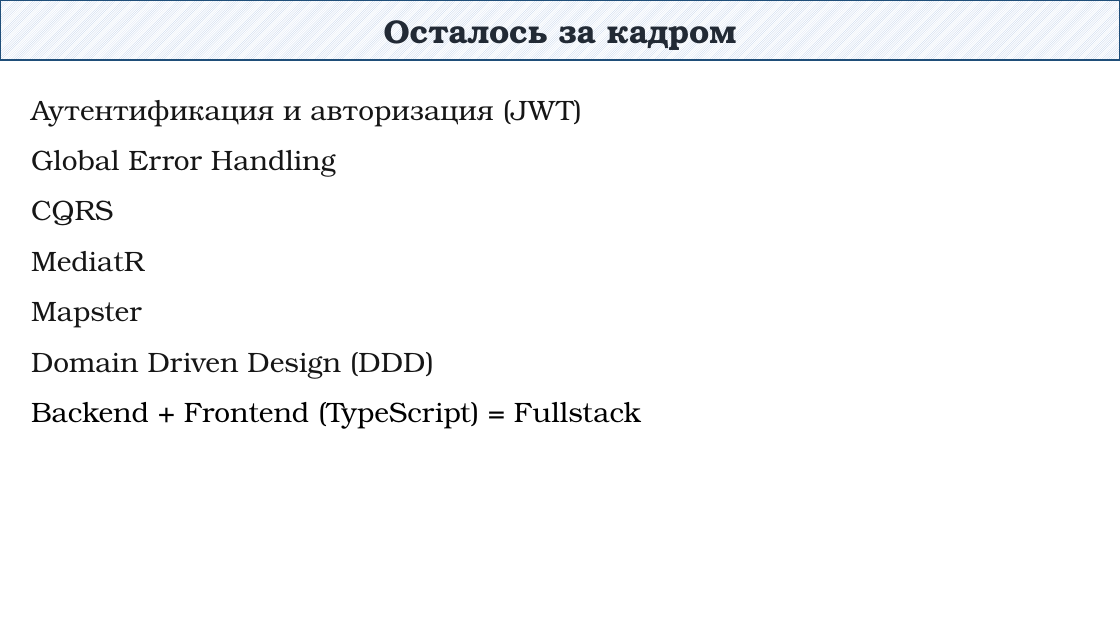
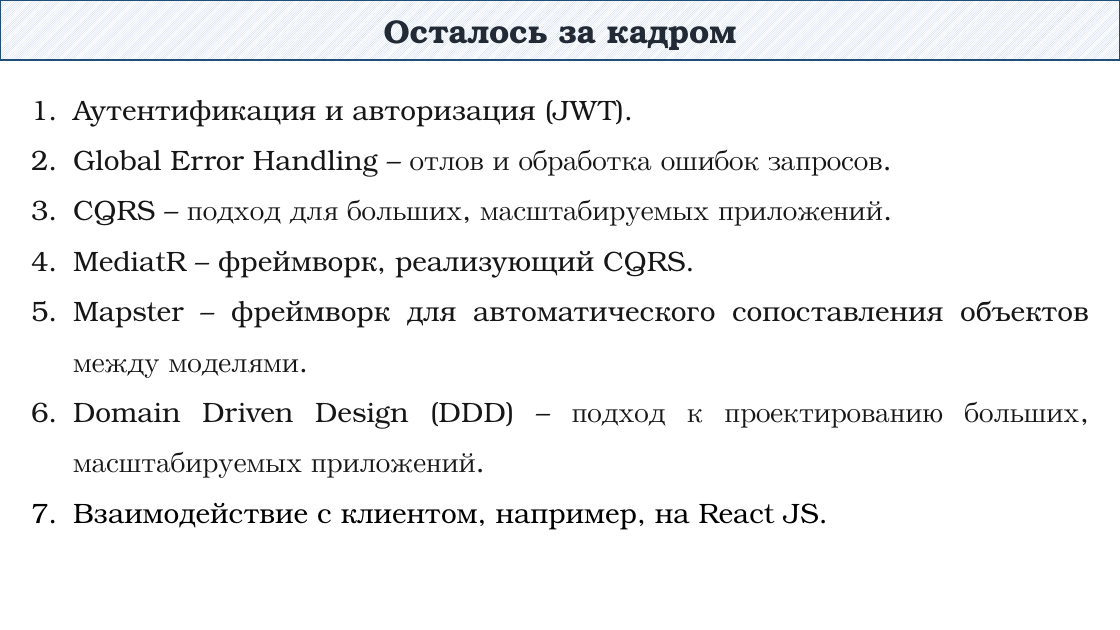
Before and after one commit to DaniilKlyukin/OOP-4, a slide deck: slide 82 of Лекции/ООП 1 лек 6.pptx (slide 79 before the commit). Drawn at 1120x630 pixels with LibreOffice and Linux fonts; fonts in the diff are those of the drawing. Boxes give left, top, right and bottom in pixels: in the first picture for what was removed or moved away, otherwise in the second. Text is boxed around its words. In the diff, an @@ line names an element or a change of style, - is before the commit and + after.

```diff
--- a/Лекции/ООП 1 лек 6.pptx
+++ b/Лекции/ООП 1 лек 6.pptx
@@ text at box(73, 100, 1089, 530): text changed @@
-Аутентификация и авторизация (JWT)
-Global Error Handling
-CQRS
-MediatR
-Mapster
-Domain Driven Design (DDD)
-Backend + Frontend (TypeScript) = Fullstack
+1. Аутентификация и авторизация (JWT).
+2. Global Error Handling – отлов и обработка ошибок запросов.
+3. CQRS – подход для больших, масштабируемых приложений.
+4. MediatR – фреймворк, реализующий CQRS.
+5. Mapster – фреймворк для автоматического сопоставления объектов между моделями.
+6. Domain Driven Design (DDD) – подход к проектированию больших, масштабируемых приложений.
+7. Взаимодействие с клиентом, например, на React JS.
```
Also in this commit, not shown: 8 other slides changed, 5 slides added, 1 slide removed.
